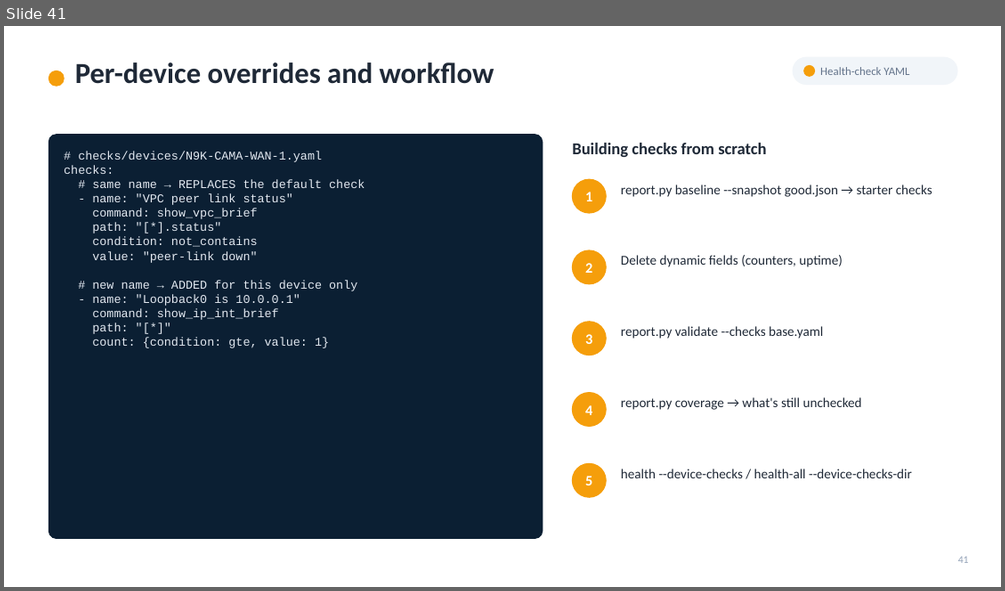
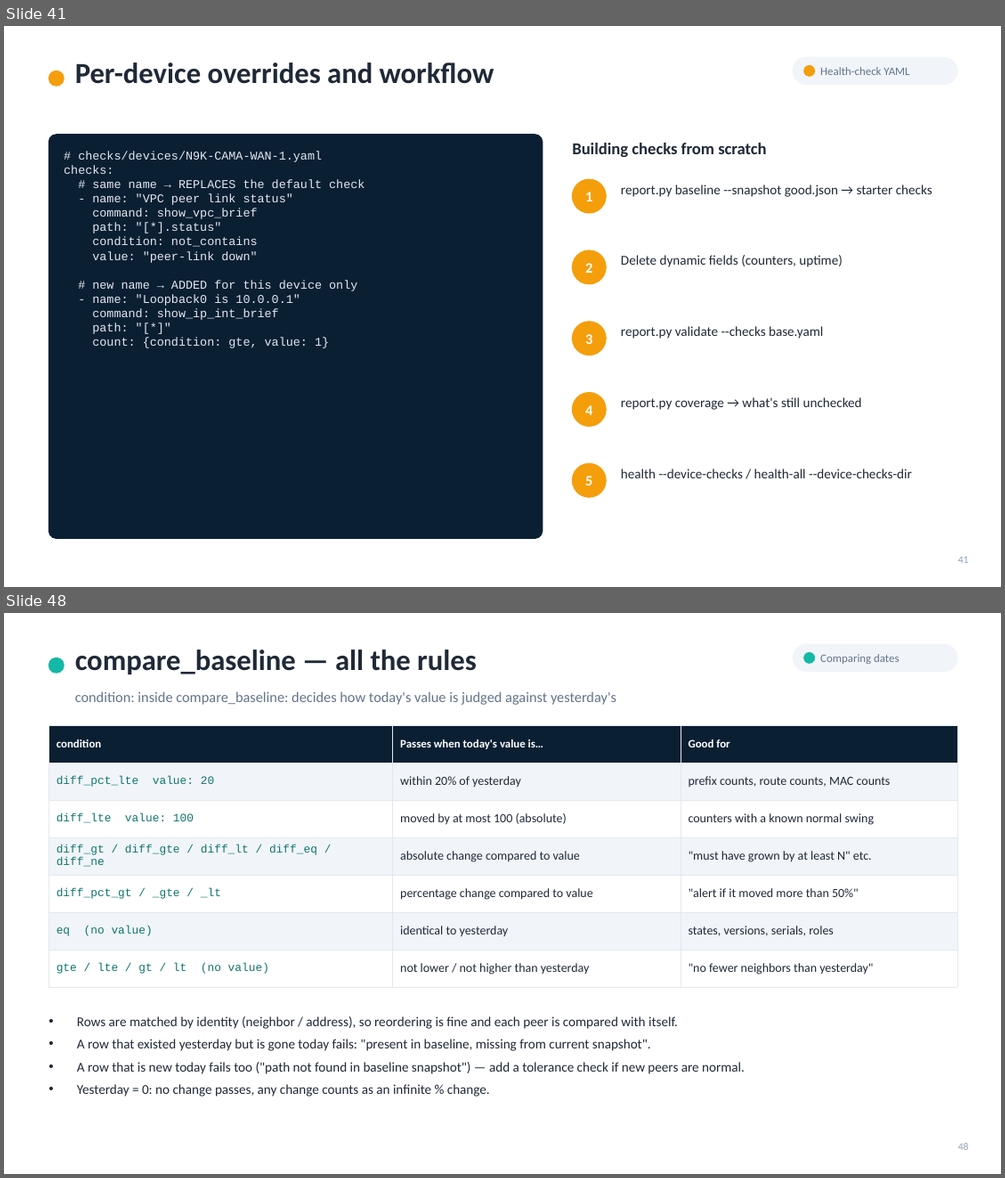
Before and after one commit to omi23484/checklist-project, a slide deck: docs/Network_CLI_Parser_Usage_Guide.pptx. Shown one above the other, each under a label of ours: slide 41 before the commit, slides 41 and 48 after it; the slides between them are not shown. The pictures are 1005x591 and 1005x1178 pixels, drawn with LibreOffice and Linux fonts; fonts in the diff are those of the drawing. Boxes give left, top, right and bottom in pixels: in the first picture for what was removed or moved away, otherwise in the second. Text is boxed around its words. In the diff, an @@ line names an element or a change of style, - is before the commit and + after.

```diff
--- a/docs/Network_CLI_Parser_Usage_Guide.pptx
+++ b/docs/Network_CLI_Parser_Usage_Guide.pptx
@@ slide 48 added at (4,613,1001,1174), background #FFFFFF @@
@@ ellipse added at (48,657,64,673), fill #14B8A6, outline #14B8A6 1 pt @@
@@ text added at (75,649,477,674), 28 pt, text #1F2937, bold @@
+compare_baseline — all the rules
@@ rounded rectangle added at (793,644,957,672), fill #F1F5F9, outline #F1F5F9 1 pt @@
@@ ellipse added at (804,653,815,663), fill #14B8A6, outline #14B8A6 1 pt @@
@@ text added at (820,654,898,664), 11 pt, text #64748B @@
+Comparing dates
@@ text added at (75,691,616,705), 14 pt, text #64748B @@
+condition: inside compare_baseline: decides how today's value is judged against yesterday's
@@ table added at (48,725,957,978), 7 rows, 3 columns @@
+condition | Passes when today's value is… | Good for
+diff_pct_lte value: 20 | within 20% of yesterday | prefix counts, route counts, MAC counts
+diff_lte value: 100 | moved by at most 100 (absolute) | counters with a known normal swing
+diff_gt / diff_gte / diff_lt / diff_eq / diff_ne | absolute change compared to value | "must have grown by at least N" etc.
+diff_pct_gt / _gte / _lt | percentage change compared to value | "alert if it moved more than 50%"
+eq (no value) | identical to yesterday | states, versions, serials, roles
+gte / lte / gt / lt (no value) | not lower / not higher than yesterday | "no fewer neighbors than yesterday"
@@ text added at (77,1016,744,1096), 13 pt, text #1F2937 @@
+• Rows are matched by identity (neighbor / address), so reordering is fine and each peer is compared with itself.
+• A row that existed yesterday but is gone today fails: "present in baseline, missing from current snapshot".
+• A row that is new today fails too ("path not found in baseline snapshot") — add a tolerance check if new peers are normal.
+• Yesterday = 0: no change passes, any change counts as an infinite % change.
@@ text added at (958,1143,969,1150), 10 pt, text #94A3B8 @@
+48
```
Also in this commit, not shown: 13 slides changed, 8 other slides added, 6 other files.
